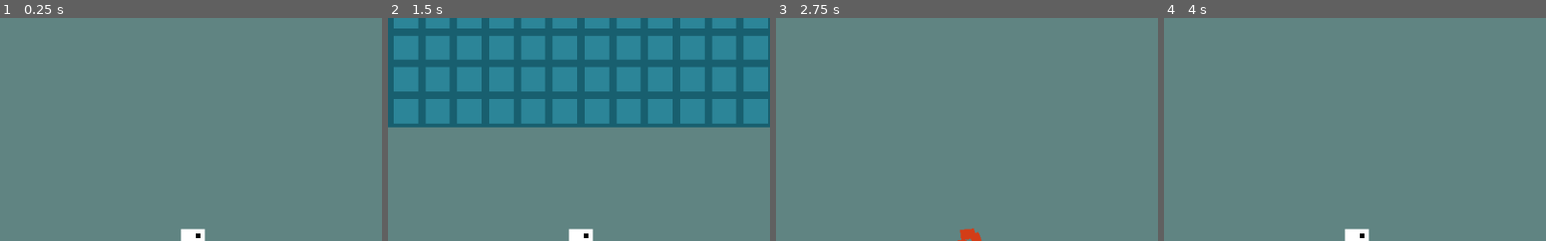
Above: before the commit, frames 1-4 (left to right).
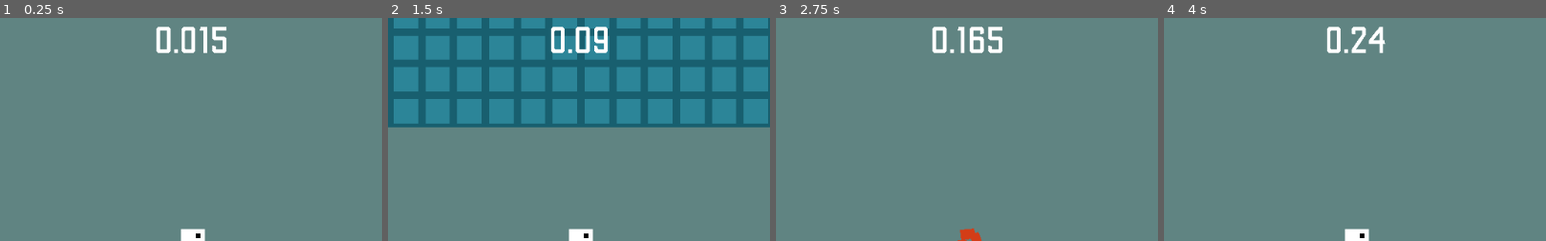
Above: after the commit, the same moments.

Repository: jonot-cyber/brackeys-game-jam-game-that-i-am-doing
Game: Godot game, scene res://Scenes/Game.tscn
The game is run twice, just before and just after one commit, with the same random seed, the same clock (stepped at 60 frames per second) and the same inputs.
Inputs (mouse positions are % of the whole screen's width and height, from its top left):
- Up to frame 1 (0.25 s): no input
- Up to frame 2 (1.5 s): tap Enter at 0.5 s; move the mouse to (72, 45) at 0.52 s; click (72, 45) at 0.67 s; tap Space at 0.77 s; drag from (30, 55) to (45, 70) at 1.27 s
- Up to frame 3 (2.75 s): move the mouse to (60, 28) at 2.02 s; click (60, 28) at 2.17 s
- Up to frame 4 (4 s): drag from (45, 70) to (20, 35) at 2.77 s; move the mouse to (80, 65) at 3.52 s; click (80, 65) at 3.67 s; tap Space at 3.77 s
The pictures show only the part of the screen within x 25-75%, y 0-50%; the shares and areas given below are measured in that part.

The runs differ from the first frame. In frame 1, 1.1% of the frame differs, in the area x 40-60%, y 3-16%; in frame 2, 1.0%; in frame 3, 1.2%; in frame 4, 0.9%.

Commit message:
timer

Diff:
--- a/Scenes/Objects/Player.tscn
+++ b/Scenes/Objects/Player.tscn
@@ -11,6 +11,7 @@
 [ext_resource path="res://Assets/Music/Explosion.wav" type="AudioStream" id=9]
 [ext_resource path="res://Assets/Music/Checkpoint.wav" type="AudioStream" id=10]
 [ext_resource path="res://Assets/Music/MusicA.ogg" type="AudioStream" id=11]
+[ext_resource path="res://Scenes/Objects/Time.gd" type="Script" id=12]
 
 [sub_resource type="RectangleShape2D" id=1]
 extents = Vector2( 48, 48 )
@@ -26,6 +27,10 @@
 
 [sub_resource type="DynamicFont" id=4]
 size = 200
+font_data = ExtResource( 5 )
+
+[sub_resource type="DynamicFont" id=5]
+size = 150
 font_data = ExtResource( 5 )
 
 [node name="Player" type="KinematicBody2D"]
@@ -46,7 +51,7 @@
 [node name="Background" type="Sprite" parent="."]
 modulate = Color( 0.376471, 0.517647, 0.509804, 1 )
 position = Vector2( 5000, 5000 )
-scale = Vector2( 1e+007, 1e+006 )
+scale = Vector2( 1e+07, 1e+06 )
 z_index = -2
 texture = ExtResource( 4 )
 
@@ -114,5 +119,24 @@
 stream = ExtResource( 11 )
 volume_db = 1.0
 autoplay = true
+
+[node name="Time" type="Label" parent="."]
+margin_left = -1538.72
+margin_top = -886.96
+margin_right = 1527.28
+margin_bottom = -719.96
+custom_fonts/font = SubResource( 5 )
+text = "0"
+align = 1
+valign = 1
+script = ExtResource( 12 )
+__meta__ = {
+"_edit_use_anchors_": false
+}
+
+[node name="Second" type="Timer" parent="Time"]
+wait_time = 0.001
+autostart = true
 [connection signal="timeout" from="Respawn" to="." method="_on_Respawn_timeout"]
 [connection signal="timeout" from="Label/TextFade" to="Label" method="_on_TextFade_timeout"]
+[connection signal="timeout" from="Time/Second" to="Time" method="_on_Second_timeout"]
--- /dev/null
+++ b/Scenes/Objects/Time.gd
@@ -0,0 +1,9 @@
+extends Label
+
+var time : float = 0
+
+
+
+func _on_Second_timeout():
+	time += 0.001
+	text = str(time)
--- a/project.godot
+++ b/project.godot
@@ -23,6 +23,10 @@
 
 gdscript/completion/autocomplete_setters_and_getters=true
 
+[display]
+
+window/size/resizable=false
+
 [rendering]
 
 quality/driver/driver_name="GLES2"
Not shown: 1 places in Scenes/Game.tscn that only renumber resources
Not shown: 1 places in Scenes/Objects/Player.tscn that only renumber resources
